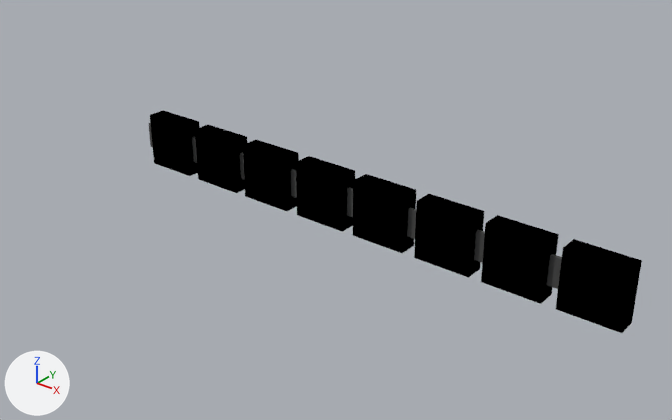
Two versions of the Blender file DesignWorkspace/Blendfiles/Squirrel/Squirrel_All.blend, one commit apart.
Before and after are seen from a 50 mm lens placed at (65.0, -62.2, 38.0), pointed at (16.9, -2.0, 0.7). Every picture has the same lights, and +X, +Y and +Z are marked at lower left.
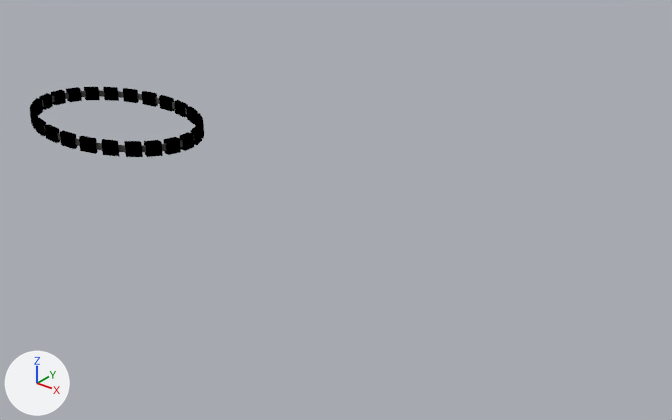
Diff of the bpy script that builds the scene:
```diff
--- a/DesignWorkspace/Blendfiles/Squirrel/Squirrel_All.blend.py
+++ b/DesignWorkspace/Blendfiles/Squirrel/Squirrel_All.blend.py
@@ me_plane @@
 me_plane.from_pydata(...)  # 24 vertices, 18 faces; spans x -0.56..1.1, y -2.02..2.03, z -0.84..0.53
 # used by ob_plane; location = (-7.56, 1.1, 0.01); rotation_euler = (1.571, 0.0, 0.0), in degrees (90, 0, 0); scale = (8.46, 1.41, 1.41)
+# me_plane part 1: a new loose piece, a box spanning x -0.28..0.13, y -2.02..2.03, z -0.84..0.53, in mat_black_rubber (black #000000)
+# me_plane part 2: a new loose piece, a box spanning x -0.44..0.09, y -1.0..1.0, z -0.23..0.0, in mat_gey_mesh (dark grey #535353)
+# me_plane part 3: the loose piece of 8 vertices spanning x 0.42..1.1, y -2.02..2.03, z -0.84..0.53 is deleted
+# me_plane part 4: the loose piece of 8 vertices spanning x -0.41..0.26, y -2.02..2.03, z -0.84..0.53 is deleted
+# me_plane part 5: the loose piece of 8 vertices spanning x -0.56..1.0, y -1.0..1.0, z -0.23..0.0 is deleted
 me_plane.materials.append(mat_gey_mesh)
@@ cu_beziercircle @@
+cu_beziercircle = bpy.data.curves.new('BezierCircle', 'CURVE')
+cu_beziercircle.dimensions = '3D'
+_sp = cu_beziercircle.splines.new('BEZIER'); _sp.bezier_points.add(3)
+_sp.bezier_points.foreach_set('co', [-1.0, 0.0, 0.0, 0.0, 1.0, 0.0, 1.0, 0.0, 0.0, 0.0, -1.0, 0.0])
+_sp.bezier_points.foreach_set('handle_left', [-1.0, -0.552, 0.0, -0.552, 1.0, 0.0, 1.0, 0.552, 0.0, 0.552, -1.0, 0.0])
+_sp.bezier_points.foreach_set('handle_right', [-1.0, 0.552, 0.0, 0.552, 1.0, 0.0, 1.0, -0.552, 0.0, -0.552, -1.0, 0.0])
+for _p, _l, _r in zip(_sp.bezier_points, ['AUTO', 'AUTO', 'AUTO', 'AUTO'], ['AUTO', 'AUTO', 'AUTO', 'AUTO']): _p.handle_left_type = _l; _p.handle_right_type = _r
+_sp.order_u = 0
+_sp.order_v = 0
+_sp.use_cyclic_u = True
+_sp.use_smooth = False
+cu_beziercircle.use_path = True
+cu_beziercircle.use_path_clamp = True
+cu_beziercircle.bevel_resolution = 0
+cu_beziercircle.fill_mode = 'HALF'
@@ ob_plane @@
 ob_plane = bpy.data.objects.new('Plane', me_plane)
-ob_plane.location = (-7.56, 1.1, 0.01)
+ob_plane.location = (-12.09, -1.88, 4.7)
 ob_plane.rotation_euler = (1.571, 0.0, 0.0)  # degrees (90, 0, 0)
-ob_plane.scale = (8.46, 1.41, 1.41)
+ob_plane.scale = (1.76, 0.34, 0.34)
 _m = ob_plane.modifiers.new('Array', 'ARRAY')
-_m.count = 4
+_m.count = 25
 _m.constant_offset_displace = (0.0, 0.0, 0.0)
+_m = ob_plane.modifiers.new('Curve', 'CURVE')
+_m.object = ob_beziercircle
@@ ob_beziercircle @@
+ob_beziercircle = bpy.data.objects.new('BezierCircle', cu_beziercircle)
+ob_beziercircle.location = (-8.76, -5.972, 6.318)
+ob_beziercircle.rotation_euler = (-0.0143, 0.0, 0.0)  # degrees (-0.8, 0, 0)
+ob_beziercircle.scale = (3.96, 2.61, 3.08)
```

What differs and where, as boxes [x1, y1, x2, y2] in the pictures (672 x 420 px):
'Plane', reshaped, moved, rescaled, modifiers changed (65% narrower, 68% shorter)
    before: [148, 110, 642, 333]
    after: [30, 87, 204, 157]
part 1 of me_plane, added (black)
    after: [30, 87, 204, 157]
part 2 of me_plane, added (black)
    after: [42, 90, 194, 153]
part 3 of me_plane, deleted (black)
    before: [195, 125, 642, 333]
part 4 of me_plane, deleted (black)
    before: [150, 110, 559, 304]
part 5 of me_plane, deleted (black)
    before: [148, 123, 562, 289]
